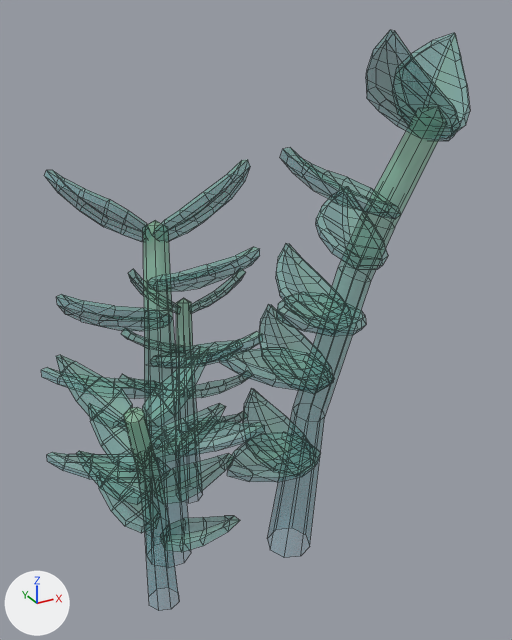
An edit to the FBX model Assets/Models/Tiny Treats plants/zzplant_plant_medium.fbx, drawn before and after from the same camera.
Both versions are drawn from a 50 mm lens placed at (-0.727, -1.635, 1.522), pointed at (0.155, -0.032, 0.72). Arrows for +X, +Y and +Z are at lower left; the lights stay in place. Mesh edges are drawn as thin lines. Objects named as collision shapes, trigger or cutter boxes, shadow casters or lower levels of detail are left out. Where no turn or scale is listed for an object, it has been applied to the vertices.

Names of what the first picture shows: 'zzplant_plant_medium'.
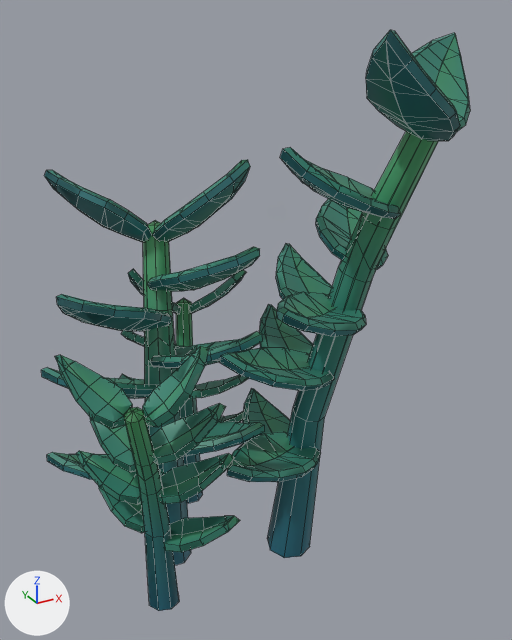
Boxes [x1, y1, x2, y2] around the edits, measured in the pictures (512 x 640 px):
'zzplant_plant_medium', surface changed
    both: [41, 30, 470, 611]
'zzplant_plant_medium_LOD1', added
    after: [42, 30, 470, 611]

The change, as a list of edits to the scene's bpy script:
```text
Change img_tiny_treats_texture_1_png:
    img_tiny_treats_texture_1_png: load_image('tiny_treats_texture_1.png', 'tiny_treats_texture_1.png', 1024, 1024, 'Non-Color') -> load_image('tiny_treats_texture_1.png', 'tiny_treats_texture_1.png', 1024, 1024, 'sRGB')
Change mat_tiny_treats_1:
    remove n3 = _N.new('ShaderNodeTexImage'); n3.name = 'Image Texture.001'
    remove n3.image = img_tiny_treats_texture_1_png
    where n0 = _N.new('ShaderNodeBsdfPrincipled'); n0.name = 'Principled BSDF'
    remove _L.new(n3.outputs[0], n0.inputs[4])  # 'Color' to 'Alpha'
    where n2 = _N.new('ShaderNodeTexImage'); n2.name = 'Image Texture'
    add _L.new(n2.outputs[1], n0.inputs[4])  # 'Alpha' to 'Alpha'
Add me_zzplant_plant_medium_001:
    me_zzplant_plant_medium_001.from_pydata(...)  # 1203 vertices, 1286 faces; spans x -0.42..0.68, y -0.52..0.48, z -0.06..1.49
    me_zzplant_plant_medium_001.materials.append(mat_tiny_treats_1)  # picture img_tiny_treats_texture_1_png
Add ob_zzplant_plant_medium_lod1:
    ob_zzplant_plant_medium_lod1 = bpy.data.objects.new('zzplant_plant_medium_LOD1', me_zzplant_plant_medium_001)
    ob_zzplant_plant_medium_lod1.location = (0.0, 0.0, 0.0)
```
